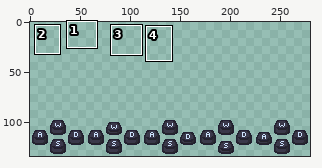
Sprite sheet -- BD_Prototype2/Assets/Graphics/UI/Tutorial/TutorialKeyboards.png. Above, an overview of the earlier version with the close-up marked.
Close-up. As it was:
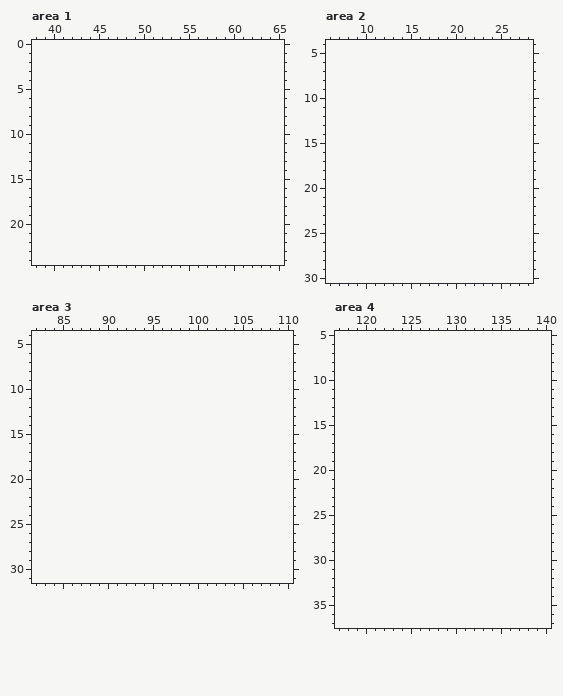
The file is 280x38 pixels. Colours within 5 levels of each other are drawn and written as one. Shown: area 1: x 38..65, y 0..24; area 2: x 6..28, y 4..30; area 3: x 82..110, y 4..31; area 4: x 117..140, y 5..37. The old version is drawn lined up with the new one, on the new canvas. The commit also changed other parts of the picture, which this record leaves out.
And afterwards:
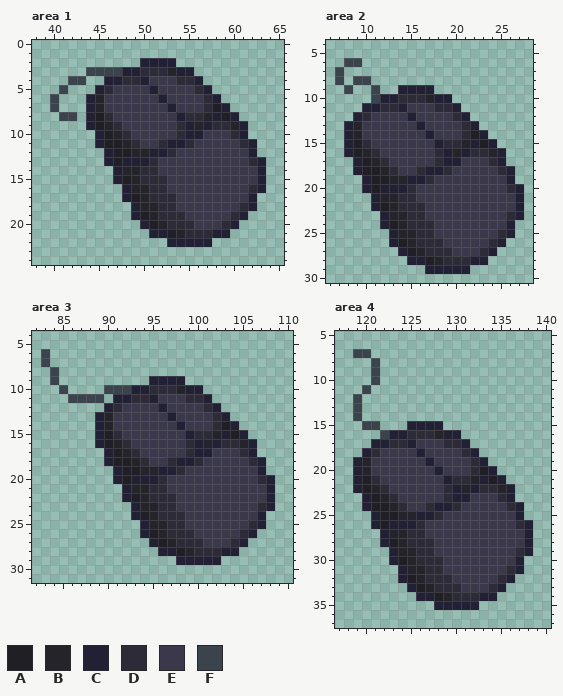
Palette (. is transparent): A #201f25  B #25242b  C #222034  D #2c2b37  E #3a384a  F #3b434d
Change:
canvas 280x38 -> 280x134, the old top-left corner now at 0,96
Area 1:
y 2: x 50..53 .... -> CCCC
y 3: x 44..55 ............ -> FFFFCCDDDBCC
y 4: x 42..43 .. -> FF; x 46..56 ........... -> CCDDCEEEDDC
y 5: x 41 . -> F; x 45..57 ............. -> CDEEEECEEEEDC
y 6: x 40 . -> F; x 44..58 ............... -> CBEEEEEECEEEEDC
y 7: x 40 . -> F; x 44..59 ................ -> CBEEEEEEECEEEDAC
y 8: x 41..42 .. -> FF; x 44..60 ................. -> CADEEEEEEECDDBCAC
y 9: x 44..61 .................. -> CABDEEEEEEDCBCDDBC
y 10: x 45..61 ................. -> CABDEEEEEDCCEEEDC
y 11: x 45..62 .................. -> CAABDEEDCCDEEEEEDC
y 12: x 46..62 ................. -> CAABBCCDEEEEEEEEC
y 13: x 46..63 .................. -> CACCCDEEEEEEEEEEDC
y 14: x 47..63 ................. -> CBBDDEEEEEEEEEEEC
y 15: x 47..63 ................. -> CABDDDEEEEEEEEEEC
y 16: x 48..63 ................ -> CBBDDEEEEEEEEEDC
y 17: x 48..62 ............... -> CABDDDEEEEEEEEC
y 18: x 49..62 .............. -> CBBDDEEEEEEEDC
y 19: x 49..61 ............. -> CABDDDEEEEEDC
y 20: x 50..60 ........... -> CABDDDEEEDC
y 21: x 51..59 ......... -> CCABDDDCC
y 22: x 53..57 ..... -> CCCCC
Area 2:
y 6: x 8..9 .. -> FF
y 7: x 7 . -> F
y 8: x 7 . -> F; x 9..10 .. -> FF
y 9: x 8 . -> F; x 11 . -> F; x 14..17 .... -> CCCC
y 10: x 11..19 ......... -> FCCDDDBCC
y 11: x 10..20 ........... -> CCDDCEEEDDC
y 12: x 9..21 ............. -> CDEEEECEEEEDC
y 13: x 8..22 ............... -> CBEEEEEECEEEEDC
y 14: x 8..23 ................ -> CBEEEEEEECEEEDAC
y 15: x 8..24 ................. -> CADEEEEEEECDDBCAC
y 16: x 8..25 .................. -> CABDEEEEEEDCBCDDBC
y 17: x 9..25 ................. -> CABDEEEEEDCCEEEDC
y 18: x 9..26 .................. -> CAABDEEDCCDEEEEEDC
y 19: x 10..26 ................. -> CAABBCCDEEEEEEEEC
y 20: x 10..27 .................. -> CACCCDEEEEEEEEEEDC
y 21: x 11..27 ................. -> CBBDDEEEEEEEEEEEC
y 22: x 11..27 ................. -> CABDDDEEEEEEEEEEC
y 23: x 12..27 ................ -> CBBDDEEEEEEEEEDC
y 24: x 12..26 ............... -> CABDDDEEEEEEEEC
y 25: x 13..26 .............. -> CBBDDEEEEEEEDC
y 26: x 13..25 ............. -> CABDDDEEEEEDC
y 27: x 14..24 ........... -> CABDDDEEEDC
y 28: x 15..23 ......... -> CCABDDDCC
y 29: x 17..21 ..... -> CCCCC
Area 3:
y 6..7: x 83 . -> F
y 8: x 84 . -> F
y 9: x 84 . -> F; x 95..98 .... -> CCCC
y 10: x 85 . -> F; x 90..100 ........... -> FFFCCDDDBCC
y 11: x 86..89 .... -> FFFF; x 91..101 ........... -> CCDDCEEEDDC
y 12: x 90..102 ............. -> CDEEEECEEEEDC
y 13: x 89..103 ............... -> CBEEEEEECEEEEDC
y 14: x 89..104 ................ -> CBEEEEEEECEEEDAC
y 15: x 89..105 ................. -> CADEEEEEEECDDBCAC
y 16: x 89..106 .................. -> CABDEEEEEEDCBCDDBC
y 17: x 90..106 ................. -> CABDEEEEEDCCEEEDC
y 18: x 90..107 .................. -> CAABDEEDCCDEEEEEDC
y 19: x 91..107 ................. -> CAABBCCDEEEEEEEEC
y 20: x 91..108 .................. -> CACCCDEEEEEEEEEEDC
y 21: x 92..108 ................. -> CBBDDEEEEEEEEEEEC
y 22: x 92..108 ................. -> CABDDDEEEEEEEEEEC
y 23: x 93..108 ................ -> CBBDDEEEEEEEEEDC
y 24: x 93..107 ............... -> CABDDDEEEEEEEEC
y 25: x 94..107 .............. -> CBBDDEEEEEEEDC
y 26: x 94..106 ............. -> CABDDDEEEEEDC
y 27: x 95..105 ........... -> CABDDDEEEDC
y 28: x 96..104 ......... -> CCABDDDCC
y 29: x 98..102 ..... -> CCCCC
Area 4:
y 7: x 119..120 .. -> FF
y 8..10: x 121 . -> F
y 11: x 120 . -> F
y 12..14: x 119 . -> F
y 15: x 120..121 .. -> FF; x 125..128 .... -> CCCC
y 16: x 122..130 ......... -> FCCDDDBCC
y 17: x 121..131 ........... -> CCDDCEEEDDC
y 18: x 120..132 ............. -> CDEEEECEEEEDC
y 19: x 119..133 ............... -> CBEEEEEECEEEEDC
y 20: x 119..134 ................ -> CBEEEEEEECEEEDAC
y 21: x 119..135 ................. -> CADEEEEEEECDDBCAC
y 22: x 119..136 .................. -> CABDEEEEEEDCBCDDBC
y 23: x 120..136 ................. -> CABDEEEEEDCCEEEDC
y 24: x 120..137 .................. -> CAABDEEDCCDEEEEEDC
y 25: x 121..137 ................. -> CAABBCCDEEEEEEEEC
y 26: x 121..138 .................. -> CACCCDEEEEEEEEEEDC
y 27: x 122..138 ................. -> CBBDDEEEEEEEEEEEC
y 28: x 122..138 ................. -> CABDDDEEEEEEEEEEC
y 29: x 123..138 ................ -> CBBDDEEEEEEEEEDC
y 30: x 123..137 ............... -> CABDDDEEEEEEEEC
y 31: x 124..137 .............. -> CBBDDEEEEEEEDC
y 32: x 124..136 ............. -> CABDDDEEEEEDC
y 33: x 125..135 ........... -> CABDDDEEEDC
y 34: x 126..134 ......... -> CCABDDDCC
y 35: x 128..132 ..... -> CCCCC
Where, in picture pixels (left, top, right, bottom), the same in both close-ups:
added: (50, 58, 266, 247)
added: (335, 58, 524, 274)
added: (41, 349, 275, 565)
added: (353, 349, 533, 610)
